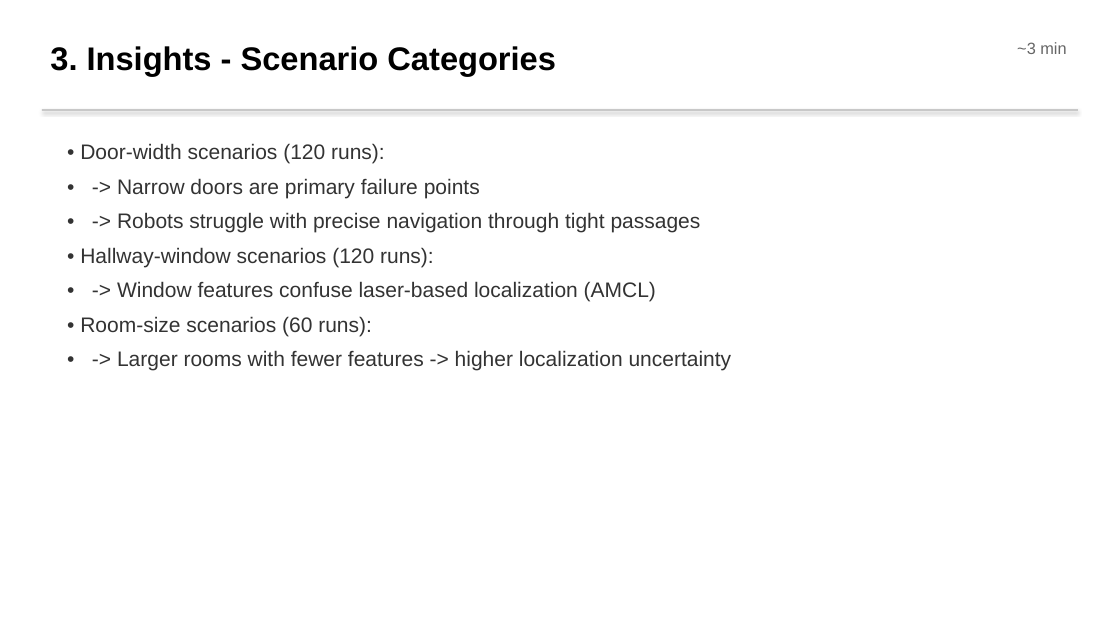
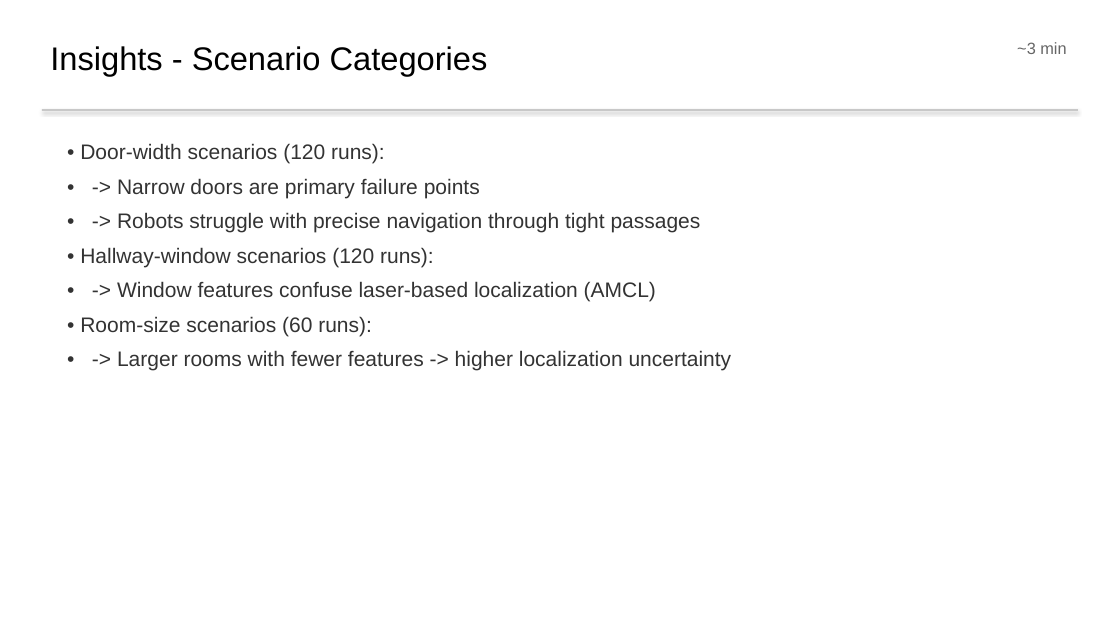
Before and after one commit to nasimpc/Robot-Navigation-Anomaly-Detection-and-Causal-Analysis, a slide deck: slide 9 of assignment3/Team2_Presentation.pptx. Drawn at 1120x630 pixels with LibreOffice and Linux fonts; fonts in the diff are those of the drawing. Boxes give left, top, right and bottom in pixels: in the first picture for what was removed or moved away, otherwise in the second. Text is boxed around its words. In the diff, an @@ line names an element or a change of style, - is before the commit and + after.

```diff
--- a/assignment3/Team2_Presentation.pptx
+++ b/assignment3/Team2_Presentation.pptx
@@ text at box(50, 46, 488, 76): text changed; bold off @@
-3. Insights - Scenario Categories
+Insights - Scenario Categories
```
Also in this commit, not shown: 9 other slides changed, 2 slides added, 2 slides removed.
